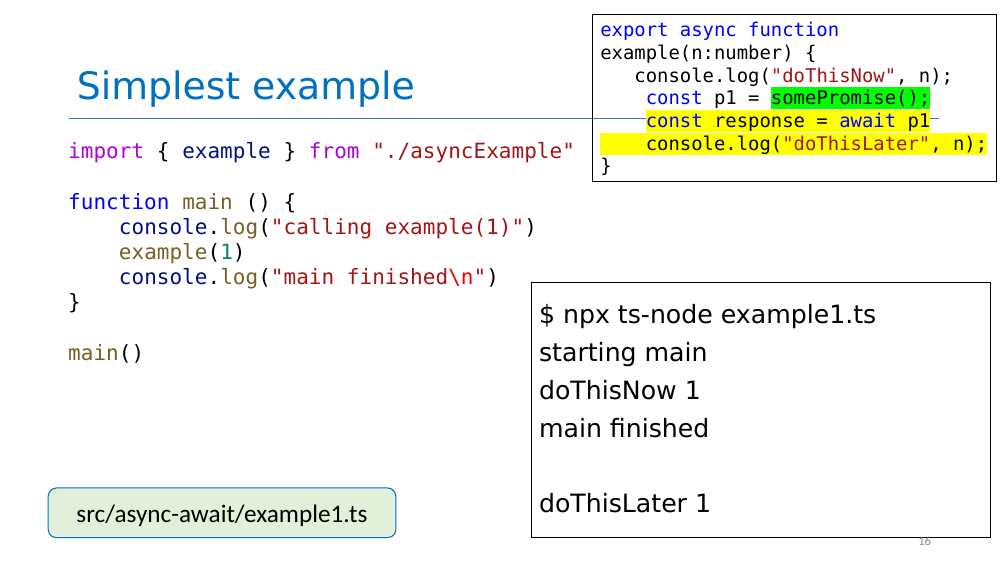
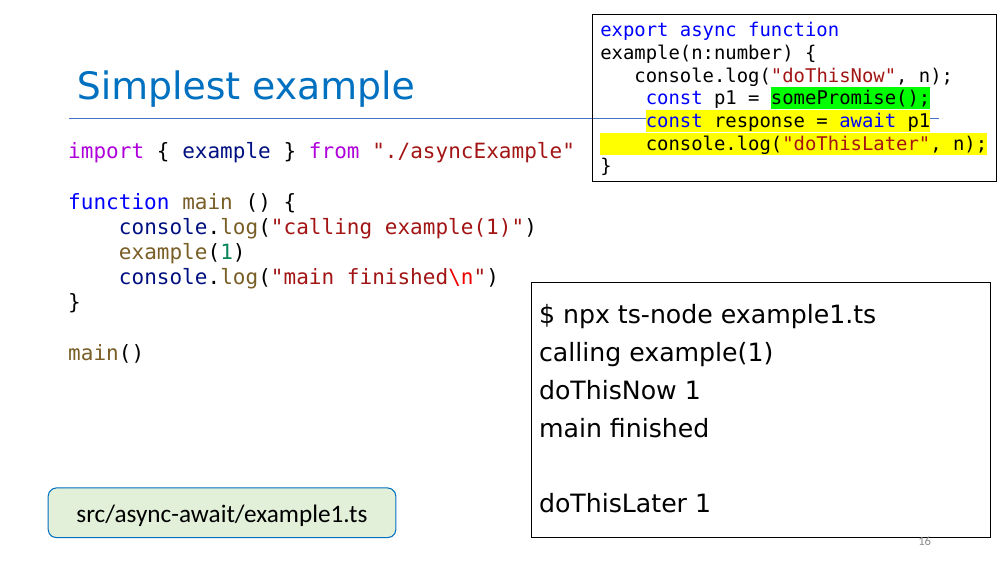
Before and after one commit to neu-se/CS4530-Fall-2024, a slide deck: slide 16 of Slides/Module 06 Concurrency Patterns in Typescript.pptx. Drawn at 1008x567 pixels with LibreOffice and Linux fonts; fonts in the diff are those of the drawing. Boxes give left, top, right and bottom in pixels: in the first picture for what was removed or moved away, otherwise in the second. Text is boxed around its words. In the diff, an @@ line names an element or a change of style, - is before the commit and + after.

```diff
--- a/Slides/Module 06 Concurrency Patterns in Typescript.pptx
+++ b/Slides/Module 06 Concurrency Patterns in Typescript.pptx
@@ text at (539,342,773,367): text changed @@
-starting main
+calling example(1)
```
Also in this commit, not shown: 4 other slides changed, 2 other files.
